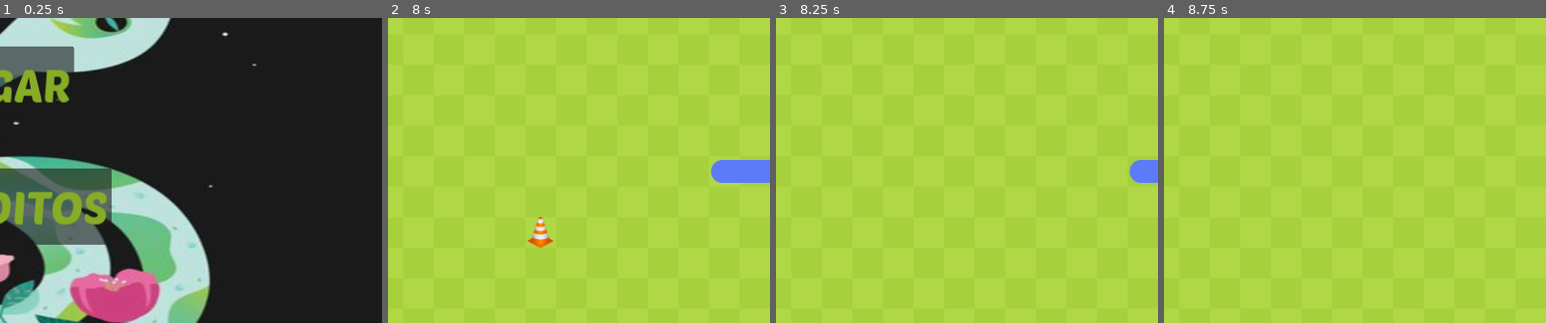
Above: before the commit, frames 1-4 (left to right).
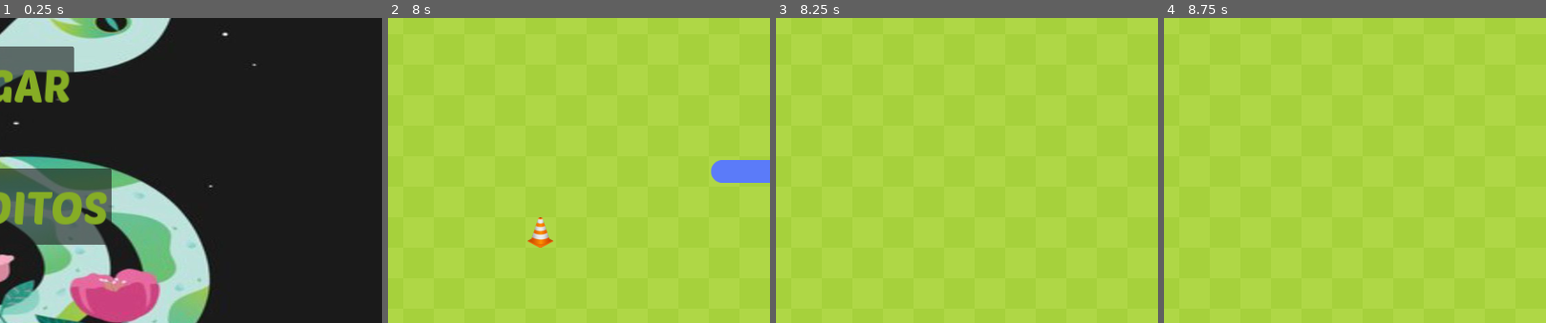
Above: after the commit, the same moments.

Repository: orial021/snake3
Game: Godot game, scene res://start_screen.tscn
Two runs of this game, one before a commit and one after it. Both use one fixed random seed, a clock stepped at 60 frames per second and the inputs below.
Inputs (mouse positions are % of the whole screen's width and height, from its top left):
- Up to frame 1 (0.25 s): no input
- Up to frame 2 (8 s): click "JUGAR" at 0.5 s; click "ATRAS" at 1.25 s; click "JUGAR" at 2 s; click "PAUSA" at 2.75 s; click "REANUDAR" at 3.5 s; tap Enter at 4.25 s; move the mouse to (72, 45) at 4.27 s; hold Right (ui_right) 4.28-5 s; click (72, 45) at 4.42 s; tap Space at 5 s; drag from (30, 55) to (94, 76) at 5.02 s; move the mouse to (60, 28) at 5.77 s; hold Right (ui_right) 5.78-6.5 s; drag from (45, 70) to (20, 35) at 6.52 s; move the mouse to (80, 65) at 7.27 s; hold Left (ui_left) from 7.28 s (still down)
- Up to frame 3 (8.25 s): release Left (ui_left) at 8 s; drag from (20, 35) to (94, 76) at 8.02 s
- Up to frame 4 (8.75 s): no input
The pictures show only the part of the screen within x 50-100%, y 17-67%; the shares and areas given below are measured in that part.

Frames 1-2 are identical in both runs. In frame 3, 0.5% of the frame differs, in the area x 92-100%, y 46-55%; in frame 4, nothing differs.

Commit message:
feat (cambios de color en la serpiente)

Diff:
--- a/audios.gd
+++ b/audios.gd
@@ -18,7 +18,6 @@
 		var track_name = track
 		play_music(track_name)
 	else:
-		print("silencio")
 		return
 
 func play_music(track_name):
@@ -27,17 +26,12 @@
 	if is_muted == false:
 		if track_name == "background":
 			print('inicio del juego')
-			BackGround.play()
 		if track_name == "start_game":
 			print('boton de inicio')
-			Enter.play()
 		if track_name == "eat":
 			print("comer")
-			Crunch.play()
 		if track_name == "lose":
 			print("perder")
-			Loser.play()
-
 
 func _process(_delta):
 	pass
--- a/main_game.gd
+++ b/main_game.gd
@@ -1,5 +1,5 @@
 extends Node
-const SNAKE = 2
+var SNAKE = 2
 const APPLE = 1
 const ROCK = 0
 var apple_pos
@@ -143,6 +143,7 @@
 		$Score.increment_score()
 		if apple_count % 5 == 0:
 			rock_positions.append(place_rock())
+			SNAKE += 1
 			new_wait_time = $SnakeTrick.wait_time - 0.02
 			if new_wait_time > 0.05:
 				$SnakeTrick.wait_time -= 0.02
@@ -162,6 +163,8 @@
 
 func reset():
 	$Audios.go_player("lose")
+	delete_tiles(SNAKE)
+	SNAKE = 2
 	snake_body = [Vector2i(5, 10), Vector2i(4, 10), Vector2i(3, 10)]
 	snake_direction = Vector2i(1, 0)
 	$Score.update_high_score()
--- a/main_game.tscn
+++ b/main_game.tscn
@@ -1,12 +1,16 @@
-[gd_scene load_steps=14 format=3 uid="uid://c2mkd0rsy1t3o"]
+[gd_scene load_steps=22 format=3 uid="uid://c2mkd0rsy1t3o"]
 
 [ext_resource type="Texture2D" uid="uid://b0widonmgqmoj" path="res://graphics/Snake_spritesheet.png" id="1_7fds8"]
 [ext_resource type="Script" path="res://main_game.gd" id="1_w3y7l"]
 [ext_resource type="Texture2D" uid="uid://dfuhrv2e6y3ht" path="res://graphics/obstacle.png" id="2_6ku6x"]
 [ext_resource type="Texture2D" uid="uid://7u01p1r6d36y" path="res://graphics/PicRetouch_20240413_211255518.png" id="3_1o0xd"]
 [ext_resource type="Texture2D" uid="uid://4drhegb3bp2o" path="res://graphics/grass.png" id="5_1jn7d"]
+[ext_resource type="Texture2D" uid="uid://cnjcnd7kat8jw" path="res://graphics/Snake_spritesheetpink.png" id="5_lbbun"]
+[ext_resource type="Texture2D" uid="uid://px4a3lpqcwy4" path="res://graphics/Snake_spritesheetRed.png" id="6_vjul6"]
 [ext_resource type="PackedScene" uid="uid://dly3orgt457s8" path="res://score.tscn" id="7_mah6e"]
+[ext_resource type="Texture2D" uid="uid://vlyov4ad3fut" path="res://graphics/Snake_spritesheetYellow.png" id="7_u2e2j"]
 [ext_resource type="FontFile" uid="uid://rxlsv4k4dbco" path="res://fonts/PoetsenOne-Regular.ttf" id="8_73l1f"]
+[ext_resource type="Texture2D" uid="uid://bv76u3e4ywboh" path="res://graphics/Snake_spritesheetPurple.png" id="8_dqqu0"]
 [ext_resource type="PackedScene" uid="uid://6cp721vqo3qh" path="res://audios.tscn" id="11_8y3bp"]
 [ext_resource type="PackedScene" uid="uid://ddbwrh0s2jj7n" path="res://joystick.tscn" id="11_mf3s5"]
 
@@ -41,11 +45,95 @@
 5:1/0 = 0
 6:1/0 = 0
 
+[sub_resource type="TileSetAtlasSource" id="TileSetAtlasSource_7rfr1"]
+resource_name = "SnakePink"
+texture = ExtResource("5_lbbun")
+texture_region_size = Vector2i(40, 40)
+0:0/0 = 0
+1:0/0 = 0
+2:0/0 = 0
+3:0/0 = 0
+4:0/0 = 0
+5:0/0 = 0
+6:0/0 = 0
+7:0/0 = 0
+0:1/0 = 0
+1:1/0 = 0
+2:1/0 = 0
+3:1/0 = 0
+4:1/0 = 0
+5:1/0 = 0
+6:1/0 = 0
+
+[sub_resource type="TileSetAtlasSource" id="TileSetAtlasSource_mrqjm"]
+resource_name = "SnakeRed"
+texture = ExtResource("6_vjul6")
+texture_region_size = Vector2i(40, 40)
+0:0/0 = 0
+1:0/0 = 0
+2:0/0 = 0
+3:0/0 = 0
+4:0/0 = 0
+5:0/0 = 0
+6:0/0 = 0
+7:0/0 = 0
+0:1/0 = 0
+1:1/0 = 0
+2:1/0 = 0
+3:1/0 = 0
+4:1/0 = 0
+5:1/0 = 0
+6:1/0 = 0
+
+[sub_resource type="TileSetAtlasSource" id="TileSetAtlasSource_wqhnw"]
+resource_name = "SnakeYellow"
+texture = ExtResource("7_u2e2j")
+texture_region_size = Vector2i(40, 40)
+0:0/0 = 0
+1:0/0 = 0
+2:0/0 = 0
+3:0/0 = 0
+4:0/0 = 0
+5:0/0 = 0
+6:0/0 = 0
+7:0/0 = 0
+0:1/0 = 0
+1:1/0 = 0
+2:1/0 = 0
+3:1/0 = 0
+4:1/0 = 0
+5:1/0 = 0
+6:1/0 = 0
+
+[sub_resource type="TileSetAtlasSource" id="TileSetAtlasSource_sk8s5"]
+resource_name = "SnakePurple"
+texture = ExtResource("8_dqqu0")
+texture_region_size = Vector2i(40, 40)
+0:0/0 = 0
+1:0/0 = 0
+2:0/0 = 0
+3:0/0 = 0
+4:0/0 = 0
+5:0/0 = 0
+6:0/0 = 0
+7:0/0 = 0
+0:1/0 = 0
+1:1/0 = 0
+2:1/0 = 0
+3:1/0 = 0
+4:1/0 = 0
+5:1/0 = 0
+6:1/0 = 0
+
 [sub_resource type="TileSet" id="TileSet_lhntv"]
 tile_size = Vector2i(40, 40)
 sources/2 = SubResource("TileSetAtlasSource_jtjis")
 sources/0 = SubResource("TileSetAtlasSource_0d14y")
 sources/1 = SubResource("TileSetAtlasSource_lhpjc")
+sources/3 = SubResource("TileSetAtlasSource_7rfr1")
+sources/4 = SubResource("TileSetAtlasSource_mrqjm")
+sources/5 = SubResource("TileSetAtlasSource_wqhnw")
+sources/6 = SubResource("TileSetAtlasSource_sk8s5")
 
 [node name="MainGame" type="Node"]
 script = ExtResource("1_w3y7l")
Binary file added: graphics/Snake_spritesheetPurple.png
Not shown, added: graphics/Snake_spritesheetPurple.png.import
Binary file added: graphics/Snake_spritesheetRed.png
Not shown, added: graphics/Snake_spritesheetRed.png.import
Binary file added: graphics/Snake_spritesheetYellow.png
Not shown, added: graphics/Snake_spritesheetYellow.png.import
Binary file added: graphics/Snake_spritesheetpink.png
Not shown, added: graphics/Snake_spritesheetpink.png.import
